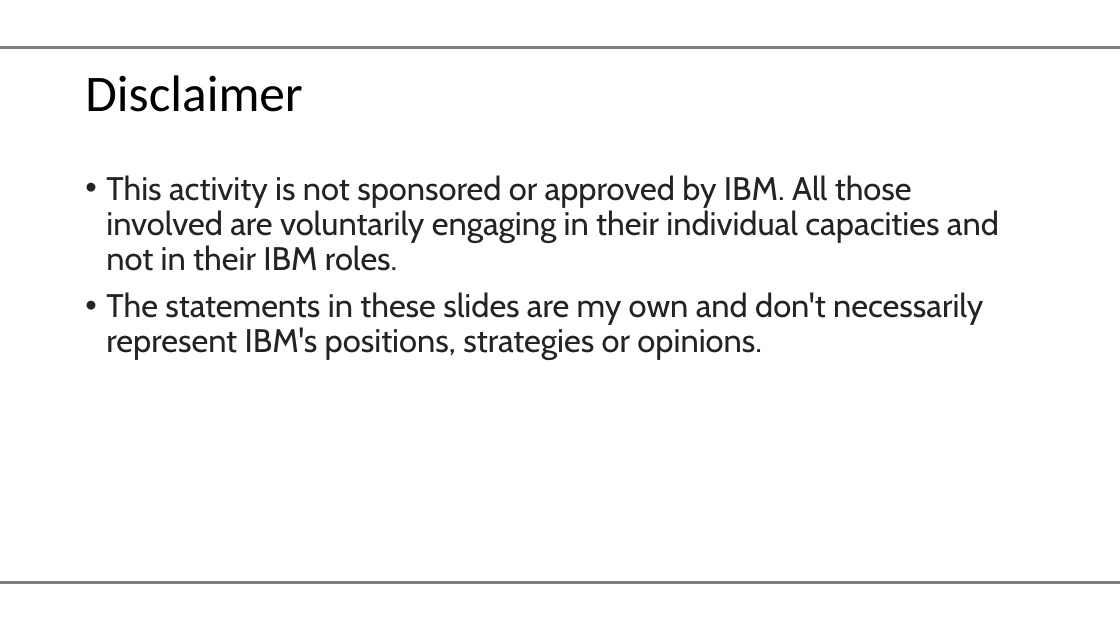
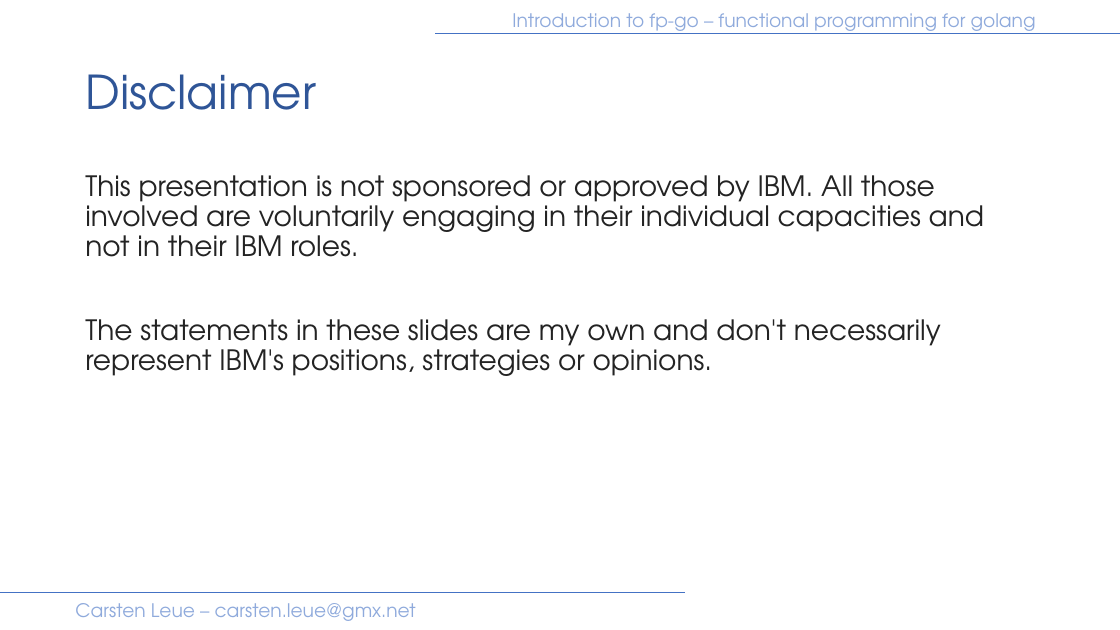
Before and after one commit to IBM/fp-go, a slide deck: slide 2 of samples/presentation/introduction.pptx. Drawn at 1120x630 pixels with LibreOffice and Linux fonts; fonts in the diff are those of the drawing; background and template pictures are left out. Boxes give left, top, right and bottom in pixels: in the first picture for what was removed or moved away, otherwise in the second. Text is boxed around its words. In the diff, an @@ line names an element or a change of style, - is before the commit and + after.

```diff
--- a/samples/presentation/introduction.pptx
+++ b/samples/presentation/introduction.pptx
@@ text "Introduction to fp-go – functional ...": place and size @@
-text "Introduction to fp-go – functional ..." at [599, 4, 1117, 38]
+text "Introduction to fp-go – functional ..." at [512, 13, 1036, 34]
@@ text "Introduction to fp-go – functional ..." at [512, 13, 1036, 34]: size 18 to 16 pt, font Calibri to TeX Gyre Adventor, text colour #FFFFFF to #8FAADC @@
@@ rectangle removed at [0, 48, 1120, 583] @@
@@ line removed from (0, 48) to (1120, 48) @@
@@ title "Disclaimer" at [85, 74, 316, 110]: size 44 to 40 pt, font Calibri to TeX Gyre Adventor, text colour #000000 to #2F5597 @@
@@ line added from (1120, 34) to (435, 34), #4472C4 0.5 pt @@
@@ text at [85, 175, 984, 257]: text changed; size 28 to 24 pt; font Cabin to TeX Gyre Adventor @@
-• This activity is not sponsored or approved by IBM. All those involved are voluntarily engaging in their individual capacities and not in their IBM roles.
+This presentation is not sponsored or approved by IBM. All those involved are voluntarily engaging in their individual capacities and not in their IBM roles.
@@ text at [85, 319, 941, 376]: size 28 to 24 pt, font Cabin to TeX Gyre Adventor in "The statements in these slides are my ..."; bullet • to none @@
@@ line removed from (0, 582) to (1120, 582) @@
@@ line added from (685, 592) to (0, 592), #4472C4 0.5 pt @@
@@ text at [75, 603, 416, 621]: text changed; size 18 to 16 pt; font Calibri to TeX Gyre Adventor; text colour #FFFFFF to #8FAADC @@
-Carsten Leue – carsten.leue@de.ibm.com
+Carsten Leue – carsten.leue@gmx.net
```
Also in this commit, not shown: 25 other slides changed, 4 slides added.
